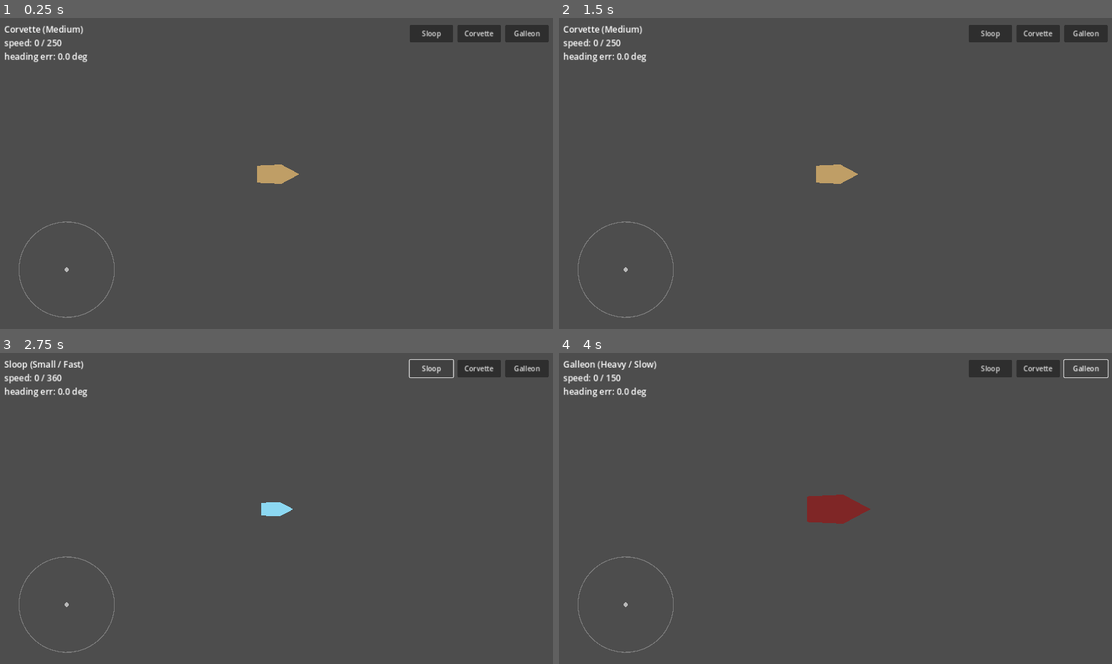
Above: before the commit, frames 1-4 (two rows, left to right).
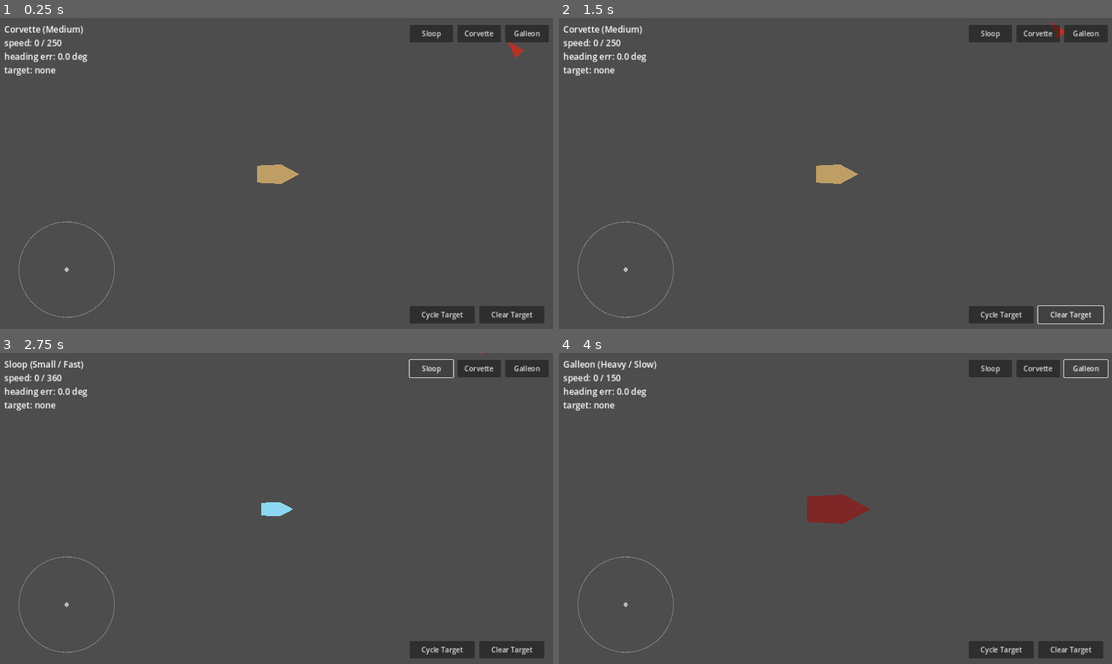
Above: after the commit, the same moments.

Repository: Inn-my/naval-rpg-prototype
Game: Godot game, scene res://scenes/Main.tscn
The game is run twice, just before and just after one commit, with the same random seed, the same clock (stepped at 60 frames per second) and the same inputs.
Inputs (mouse positions are in pixels of both pictures, inside the frame that each line leads up to):
- Up to frame 1 (0.25 s): no input
- Up to frame 2 (1.5 s): click (1001, 313) at 0.5 s, where only the run after the commit has a clickable "Cycle Target"; click (1073, 313) at 1.25 s, where only the run after the commit has a clickable "Clear Target"
- Up to frame 3 (2.75 s): click "Sloop" at 2 s
- Up to frame 4 (4 s): click "Corvette" at 2.75 s; click "Galleon" at 3.5 s

The runs differ from the first frame. In frame 1, 1.4% of the frame differs, in the area x 0-99%, y 7-99%; in frame 2, 1.0%; in frame 3, 1.3%; in frame 4, 1.3%.

Commit message:
Auto-targeting works: cycle and clear target buttons
Co-Authored-By: Claude Sonnet 5 <noreply@anthropic.com>
Claude-Session: https://claude.ai/code/session_011FYW89h5Vw7AUAZ9GgpE9U

Diff:
--- /dev/null
+++ b/scenes/Enemy.tscn
@@ -0,0 +1,15 @@
+[gd_scene load_steps=3 format=3]
+
+[ext_resource type="Script" path="res://scripts/enemy_ship.gd" id="1"]
+[ext_resource type="Script" path="res://scripts/target_ring.gd" id="2"]
+
+[node name="Enemy" type="Node2D"]
+script = ExtResource("1")
+
+[node name="Hull" type="Polygon2D" parent="."]
+polygon = PackedVector2Array(18, 0, -12, -10, -12, 10)
+color = Color(0.7, 0.2, 0.15, 1)
+
+[node name="TargetRing" type="Node2D" parent="."]
+visible = false
+script = ExtResource("2")
--- a/scenes/Main.tscn
+++ b/scenes/Main.tscn
@@ -1,9 +1,10 @@
-[gd_scene load_steps=5 format=3 uid="uid://bpf1igwwydh25"]
+[gd_scene load_steps=6 format=3 uid="uid://bpf1igwwydh25"]
 
 [ext_resource type="Script" path="res://scripts/main.gd" id="1"]
 [ext_resource type="Script" path="res://scripts/ocean_grid.gd" id="2"]
 [ext_resource type="PackedScene" path="res://scenes/Ship.tscn" id="3"]
 [ext_resource type="Script" path="res://scripts/touch_steering.gd" id="4"]
+[ext_resource type="PackedScene" path="res://scenes/Enemy.tscn" id="5"]
 
 [node name="Main" type="Node2D"]
 script = ExtResource("1")
@@ -13,6 +14,21 @@
 
 [node name="Ship" parent="." instance=ExtResource("3")]
 
+[node name="Enemy1" parent="." instance=ExtResource("5")]
+position = Vector2(400, -200)
+
+[node name="Enemy2" parent="." instance=ExtResource("5")]
+position = Vector2(-500, 300)
+
+[node name="Enemy3" parent="." instance=ExtResource("5")]
+position = Vector2(600, 500)
+
+[node name="Enemy4" parent="." instance=ExtResource("5")]
+position = Vector2(-700, -400)
+
+[node name="Enemy5" parent="." instance=ExtResource("5")]
+position = Vector2(200, 700)
+
 [node name="UI" type="CanvasLayer" parent="."]
 
 [node name="TouchSteering" type="Control" parent="UI"]
@@ -20,6 +36,8 @@
 anchors_preset = 15
 anchor_right = 1.0
 anchor_bottom = 1.0
+grow_horizontal = 2
+grow_vertical = 2
 mouse_filter = 2
 script = ExtResource("4")
 
@@ -55,3 +73,25 @@
 custom_minimum_size = Vector2(100, 40)
 layout_mode = 2
 text = "Galleon"
+
+[node name="TargetBar" type="HBoxContainer" parent="UI"]
+anchors_preset = 3
+anchor_left = 1.0
+anchor_top = 1.0
+anchor_right = 1.0
+anchor_bottom = 1.0
+offset_left = -330.0
+offset_top = -56.0
+offset_right = -16.0
+offset_bottom = -16.0
+theme_override_constants/separation = 10
+
+[node name="CycleTargetButton" type="Button" parent="UI/TargetBar"]
+custom_minimum_size = Vector2(150, 40)
+layout_mode = 2
+text = "Cycle Target"
+
+[node name="ClearTargetButton" type="Button" parent="UI/TargetBar"]
+custom_minimum_size = Vector2(150, 40)
+layout_mode = 2
+text = "Clear Target"
--- a/scenes/Ship.tscn
+++ b/scenes/Ship.tscn
@@ -1,11 +1,15 @@
-[gd_scene load_steps=3 format=3]
+[gd_scene load_steps=4 format=3]
 
 [ext_resource type="Script" path="res://scripts/ship.gd" id="1"]
 [ext_resource type="Resource" path="res://resources/ship_presets/corvette_medium.tres" id="2"]
+[ext_resource type="Script" path="res://scripts/targeting_system.gd" id="3"]
 
 [node name="Ship" type="Node2D"]
 script = ExtResource("1")
 preset = ExtResource("2")
+
+[node name="TargetingSystem" type="Node" parent="."]
+script = ExtResource("3")
 
 [node name="Hull" type="Polygon2D" parent="."]
 polygon = PackedVector2Array(40, 0, 10, -16, -30, -14, -30, 14, 10, 16)
--- /dev/null
+++ b/scripts/enemy_ship.gd
@@ -0,0 +1,23 @@
+extends Node2D
+class_name EnemyShip
+
+## Placeholder hostile: drifts slowly in a random direction and bounces back
+## once it strays too far from the origin. No AI, no weapons — this exists
+## only as a targetable object for the forward-arc scan (doc section 3).
+
+const DRIFT_SPEED_RANGE := Vector2(20.0, 60.0)
+const CONTAINMENT_RADIUS := 1400.0
+
+var _velocity: Vector2
+
+func _ready() -> void:
+	add_to_group("enemies")
+	var speed: float = randf_range(DRIFT_SPEED_RANGE.x, DRIFT_SPEED_RANGE.y)
+	_velocity = Vector2.RIGHT.rotated(randf_range(0.0, TAU)) * speed
+	rotation = _velocity.angle()
+
+func _physics_process(delta: float) -> void:
+	position += _velocity * delta
+	if position.length() > CONTAINMENT_RADIUS:
+		_velocity = -position.normalized() * _velocity.length()
+		rotation = _velocity.angle()
--- a/scripts/main.gd
+++ b/scripts/main.gd
@@ -5,12 +5,15 @@
 const GALLEON: ShipPreset = preload("res://resources/ship_presets/galleon_heavy_slow.tres")
 
 @onready var ship: Ship = $Ship
+@onready var targeting: TargetingSystem = $Ship/TargetingSystem
 @onready var info_label: Label = $UI/InfoLabel
 
 func _ready() -> void:
 	$UI/PresetBar/SloopButton.pressed.connect(_on_preset_selected.bind(SLOOP))
 	$UI/PresetBar/CorvetteButton.pressed.connect(_on_preset_selected.bind(CORVETTE))
 	$UI/PresetBar/GalleonButton.pressed.connect(_on_preset_selected.bind(GALLEON))
+	$UI/TargetBar/CycleTargetButton.pressed.connect(targeting.cycle_target)
+	$UI/TargetBar/ClearTargetButton.pressed.connect(targeting.clear_target)
 
 func _on_preset_selected(preset: ShipPreset) -> void:
 	ship.apply_preset(preset)
@@ -21,9 +24,13 @@
 	var heading_error_deg := 0.0
 	if SteeringInput.active:
 		heading_error_deg = rad_to_deg(angle_difference(ship.rotation, SteeringInput.target_angle))
-	info_label.text = "%s\nspeed: %d / %d\nheading err: %.1f deg" % [
+	var target_text: String = "none"
+	if targeting.current_target and is_instance_valid(targeting.current_target):
+		target_text = targeting.current_target.name
+	info_label.text = "%s\nspeed: %d / %d\nheading err: %.1f deg\ntarget: %s" % [
 		ship.preset.preset_name,
 		int(ship.linear_velocity.length()),
 		int(ship.preset.max_speed),
 		heading_error_deg,
+		target_text,
 	]
--- /dev/null
+++ b/scripts/target_ring.gd
@@ -0,0 +1,16 @@
+extends Node2D
+
+## Lock-on indicator. Parented to an enemy and toggled visible/hidden by
+## TargetingSystem — it never needs to track a position itself.
+
+const RADIUS := 26.0
+const RING_COLOR := Color(1.0, 0.85, 0.1, 0.9)
+
+func _process(delta: float) -> void:
+	if not visible:
+		return
+	rotation -= 1.5 * delta
+	queue_redraw()
+
+func _draw() -> void:
+	draw_arc(Vector2.ZERO, RADIUS, 0.0, TAU * 0.75, 32, RING_COLOR, 3.0)
--- /dev/null
+++ b/scripts/targeting_system.gd
@@ -0,0 +1,73 @@
+extends Node
+class_name TargetingSystem
+
+## Forward arc-cone auto-targeting (doc section 3):
+##   S = wd*(1 - d/dmax) + wtheta*cos(theta_offset) + wv*Vthreat
+##
+## cycle_target() rescans the arc each call and steps to the next candidate
+## after whichever is currently locked, best-score first. The lock itself
+## persists once set (even if the target later drifts outside the arc) —
+## only clear_target() or the next cycle moves it. That keeps candidate
+## *selection* arc-limited without forcing an unwanted un-lock mid-turn.
+
+signal target_changed(target: Node2D)
+
+@export var arc_half_angle_deg: float = 30.0
+@export var max_range: float = 1200.0
+@export var weight_distance: float = 0.5
+@export var weight_angle: float = 0.4
+@export var weight_threat: float = 0.1
+
+const PLACEHOLDER_THREAT := 1.0
+
+var current_target: Node2D = null
+
+@onready var ship: Node2D = get_parent()
+
+func cycle_target() -> void:
+	var candidates: Array = _scan_arc()
+	if candidates.is_empty():
+		return
+	var current_index: int = candidates.find(current_target)
+	var next_index: int = 0
+	if current_index != -1:
+		next_index = (current_index + 1) % candidates.size()
+	_set_target(candidates[next_index])
+
+func clear_target() -> void:
+	_set_target(null)
+
+func _set_target(target: Node2D) -> void:
+	if current_target and is_instance_valid(current_target) and current_target.has_node("TargetRing"):
+		current_target.get_node("TargetRing").visible = false
+	current_target = target
+	if current_target and current_target.has_node("TargetRing"):
+		current_target.get_node("TargetRing").visible = true
+	target_changed.emit(current_target)
+
+## Returns enemies inside the forward arc and within range, best score first.
+func _scan_arc() -> Array:
+	var arc_half_rad: float = deg_to_rad(arc_half_angle_deg)
+	var forward: Vector2 = Vector2.RIGHT.rotated(ship.rotation)
+	var scored: Array = []
+	for enemy in get_tree().get_nodes_in_group("enemies"):
+		if not is_instance_valid(enemy):
+			continue
+		var offset: Vector2 = enemy.global_position - ship.global_position
+		var distance: float = offset.length()
+		if distance <= 0.0 or distance > max_range:
+			continue
+		var theta_offset: float = forward.angle_to(offset)
+		if absf(theta_offset) > arc_half_rad:
+			continue
+		var score: float = (
+			weight_distance * (1.0 - distance / max_range)
+			+ weight_angle * cos(theta_offset)
+			+ weight_threat * PLACEHOLDER_THREAT
+		)
+		scored.append({"node": enemy, "score": score})
+	scored.sort_custom(func(a, b): return a["score"] > b["score"])
+	var result: Array = []
+	for entry in scored:
+		result.append(entry["node"])
+	return result
